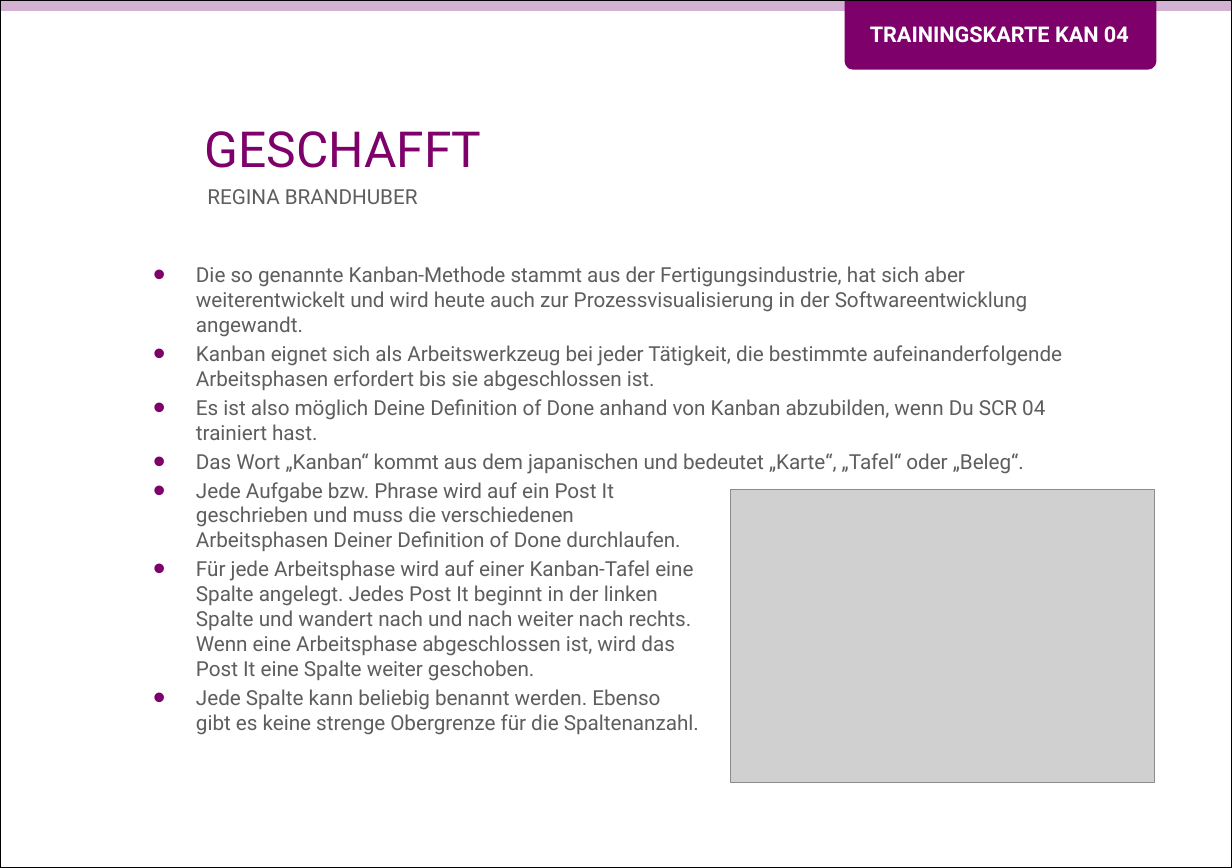
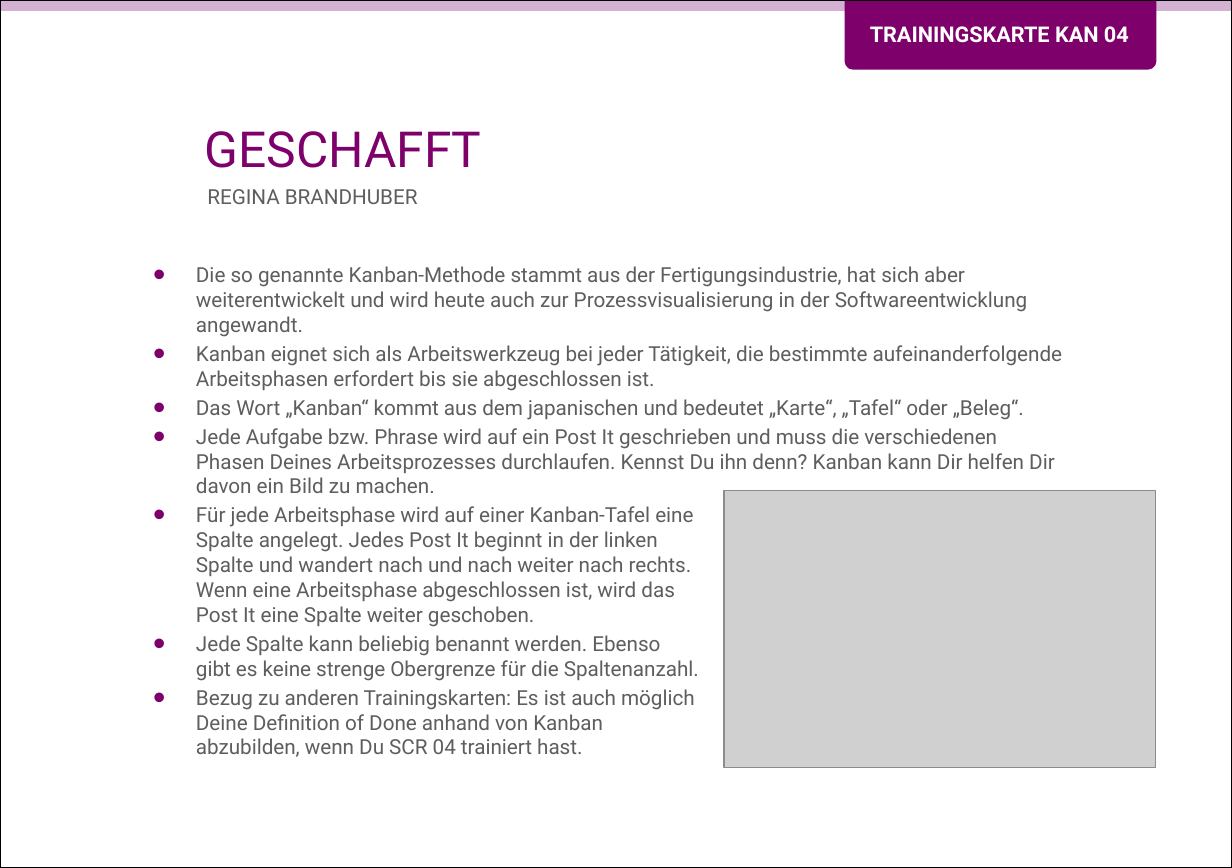
Before and after one commit to Teamtool/training-materials, a slide deck: slide 1 of training-cards/music moves/Kanban (KAN)/ger_KAN_04_Geschafft_MM_A.pptx. Drawn at 1232x868 pixels with LibreOffice and Linux fonts; fonts in the diff are those of the drawing; grey boxes stand for pictures; background and template pictures are left out. Boxes give left, top, right and bottom in pixels: in the first picture for what was removed or moved away, otherwise in the second. Text is boxed around its words. In the diff, an @@ line names an element or a change of style, - is before the commit and + after.

Commit message:
KAN 04 Geschafft
Für Promotion überarbeitet

```diff
--- a/training-cards/music moves/Kanban (KAN)/ger_KAN_04_Geschafft_MM_A.pptx
+++ b/training-cards/music moves/Kanban (KAN)/ger_KAN_04_Geschafft_MM_A.pptx
@@ text at bbox=[196, 399, 1045, 440]: paragraph removed @@
-• Es ist also möglich Deine Definition of Done anhand von Kanban abzubilden, wenn Du SCR 04 trainiert hast.
@@ text at bbox=[196, 428, 1055, 493]: text changed @@
-• Jede Aufgabe bzw. Phrase wird auf ein Post It
-  geschrieben und muss die verschiedenen
-  Arbeitsphasen Deiner Definition of Done durchlaufen.
+• Jede Aufgabe bzw. Phrase wird auf ein Post It geschrieben und muss die verschiedenen
+  Phasen Deines Arbeitsprozesses durchlaufen. Kennst Du ihn denn? Kanban kann Dir helfen Dir davon ein Bild zu machen.
@@ picture: place and size @@
-picture at bbox=[730, 490, 1155, 784]
+picture at bbox=[724, 492, 1156, 769]
@@ text at bbox=[196, 689, 695, 757]: paragraph added @@
+• Bezug zu anderen Trainingskarten: Es ist auch möglich
+  Deine Definition of Done anhand von Kanban
+  abzubilden, wenn Du SCR 04 trainiert hast.
```
Also in this commit, not shown: 1 other slide changed, 1 other file.
